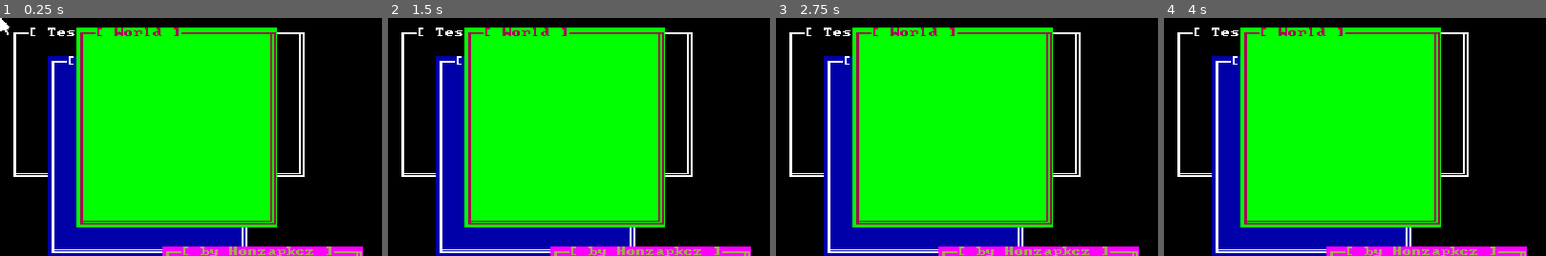
Above: before the commit, frames 1-4 (left to right).
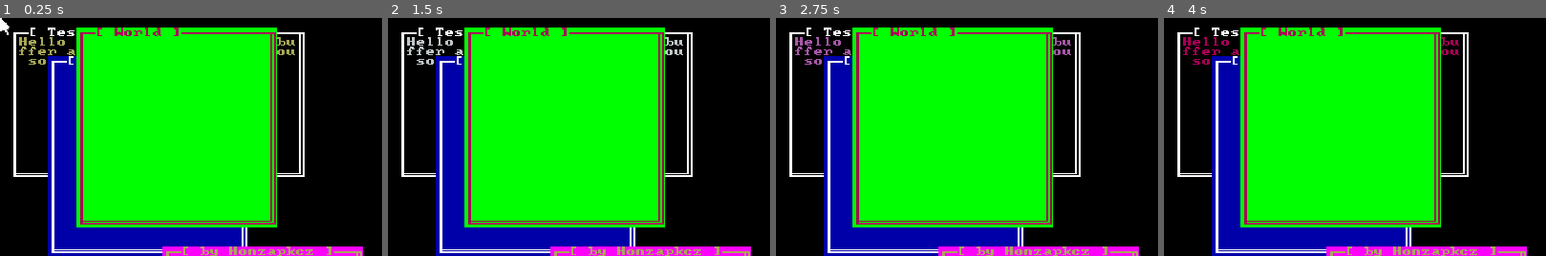
Above: after the commit, the same moments.

Repository: Honzapkcz/godot-de
Game: Godot game, scene res://wm.tscn
The game is run twice, just before and just after one commit, with the same random seed, the same clock (stepped at 60 frames per second) and the same inputs.
Inputs (mouse positions are % of the whole screen's width and height, from its top left):
- Up to frame 1 (0.25 s): no input
- Up to frame 2 (1.5 s): tap Enter at 0.5 s; move the mouse to (72, 45) at 0.52 s; click (72, 45) at 0.67 s; tap Space at 1.25 s; move the mouse to (30, 55) at 1.27 s; click (30, 55) at 1.42 s
- Up to frame 3 (2.75 s): move the mouse to (60, 28) at 2.02 s; click (60, 28) at 2.17 s
- Up to frame 4 (4 s): move the mouse to (45, 70) at 2.77 s; click (45, 70) at 2.92 s; move the mouse to (80, 65) at 3.52 s; click (80, 65) at 3.67 s
The pictures show only the part of the screen within x 0-50%, y 0-50%; the shares and areas given below are measured in that part.

The runs differ from the first frame. In frame 1, 0.5% of the frame differs, in the area x 5-78%, y 8-20%; in frame 2, 0.5%; in frame 3, 0.5%; in frame 4, 0.5%.

Commit message:
Fix bad child buffer sizing

Diff:
--- a/TextWindow.gd
+++ b/TextWindow.gd
@@ -8,8 +8,9 @@
 }
 var child: TextBuffer:
 	set(value):
-		value.COLS = rect.size.x - 2
-		value.LINES = rect.size.y - 2
+		value.COLS = rect.size.x - 1
+		value.LINES = rect.size.y - 1
+		child = value
 var title: String
 var button_offset: int = 2
 var title_offset: int = 2
@@ -48,7 +49,7 @@
 	#content.move(rect.position.x + rect.size.x - button_offset + 2, rect.position.y)
 	#content.addch(content.ch2int('X'), bg_color, fg_color)
 	if child:
-		child.copy(content, 0, 0)
+		child.copy(content, 1, 1)
 
 func move(pos: Vector2i):
 	if pos.x < 0:
@@ -75,8 +76,8 @@
 	content.COLS = size.x + 1
 	content.LINES = size.y + 1
 	if child:
-		child.COLS = rect.size.x - 2
-		child.LINES = rect.size.y - 2
+		child.COLS = rect.size.x - 1
+		child.LINES = rect.size.y - 1
 
 func on_mouse_up(button: int):
 	motion_state = MOTION_EVENT_NONE
